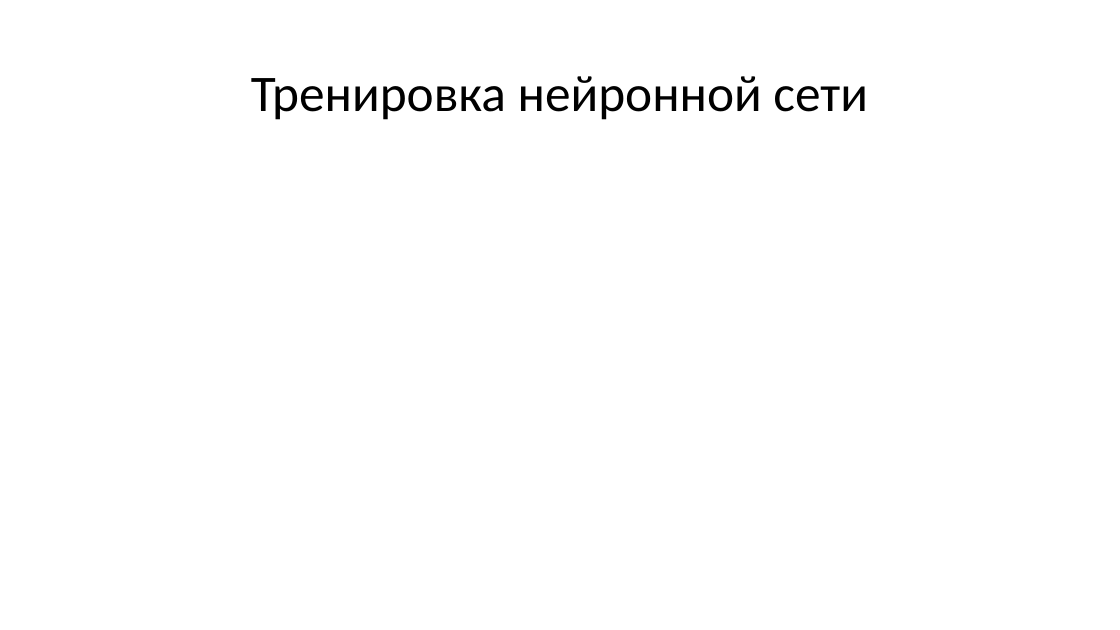
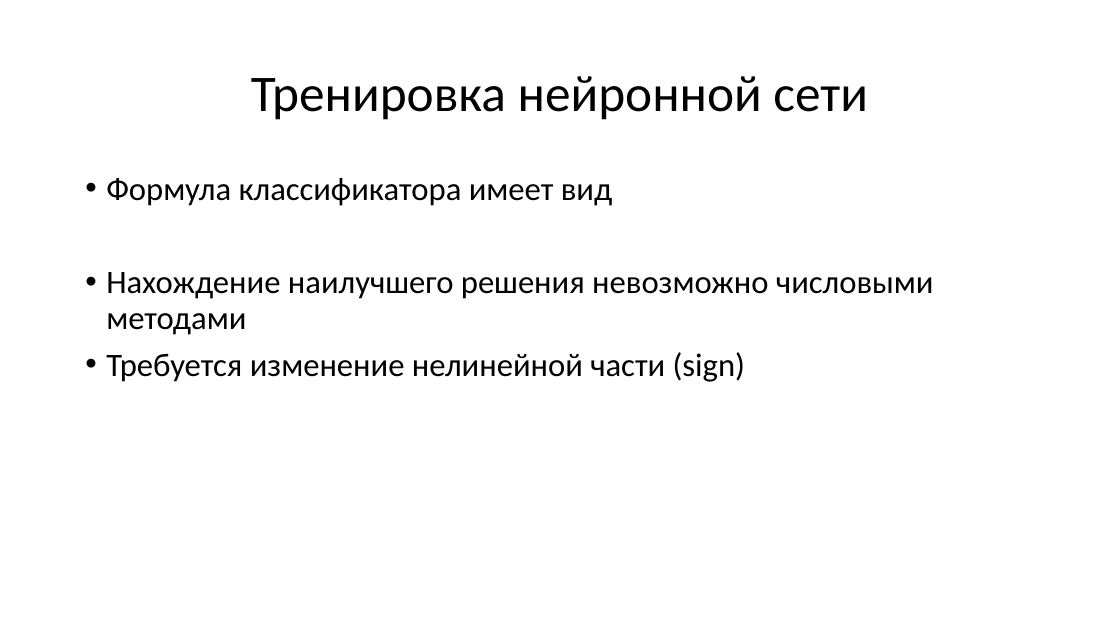
Before and after one commit to IMDxD/MLIsuct, a slide deck: slide 14 of fall2019/lecture8/Neural networks.pptx. Drawn at 1120x630 pixels with LibreOffice and Linux fonts; fonts in the diff are those of the drawing; grey boxes stand for pictures. Boxes give left, top, right and bottom in pixels: in the first picture for what was removed or moved away, otherwise in the second. Text is boxed around its words. In the diff, an @@ line names an element or a change of style, - is before the commit and + after.

```diff
--- a/fall2019/lecture8/Neural networks.pptx
+++ b/fall2019/lecture8/Neural networks.pptx
@@ text added at [106,178,934,382], 28 pt, text #000000 @@
+• Формула классификатора имеет вид
+• Нахождение наилучшего решения невозможно числовыми методами
+• Требуется изменение нелинейной части (sign)
```
Also in this commit, not shown: 13 other slides changed, 4 other files.
